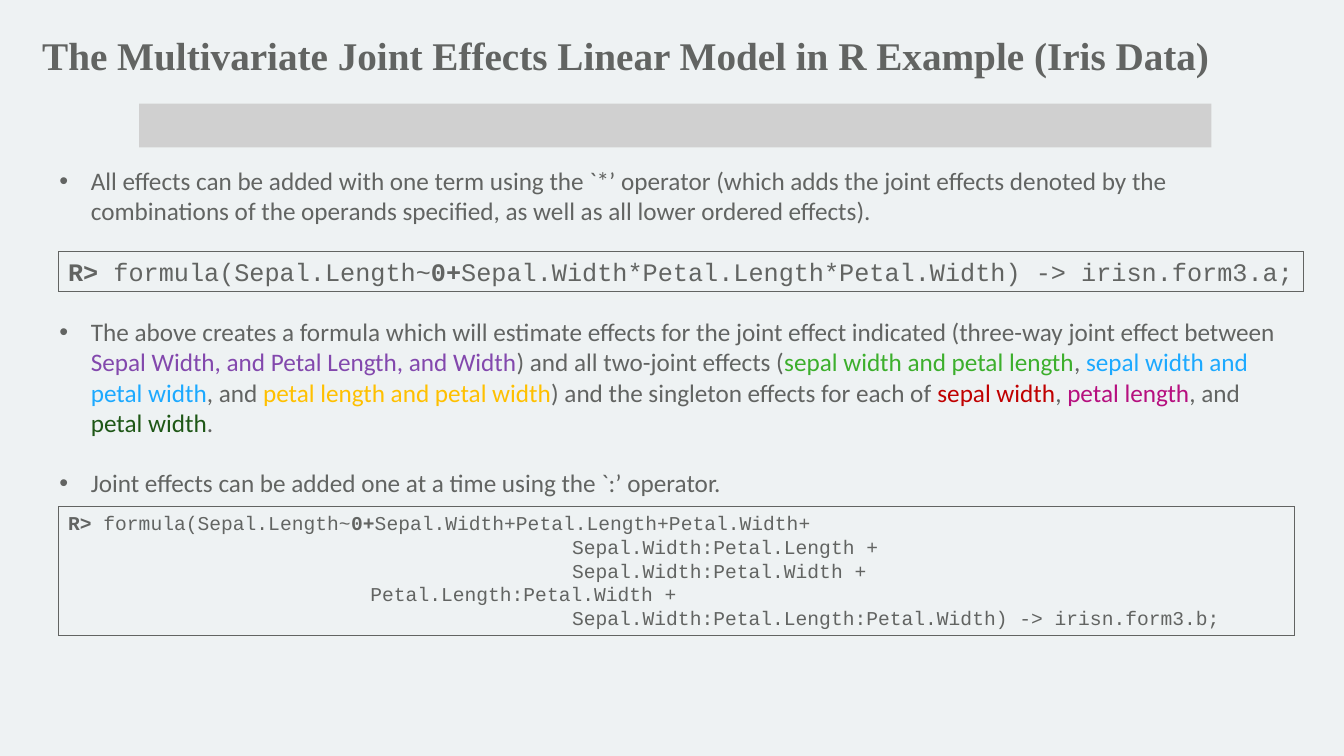
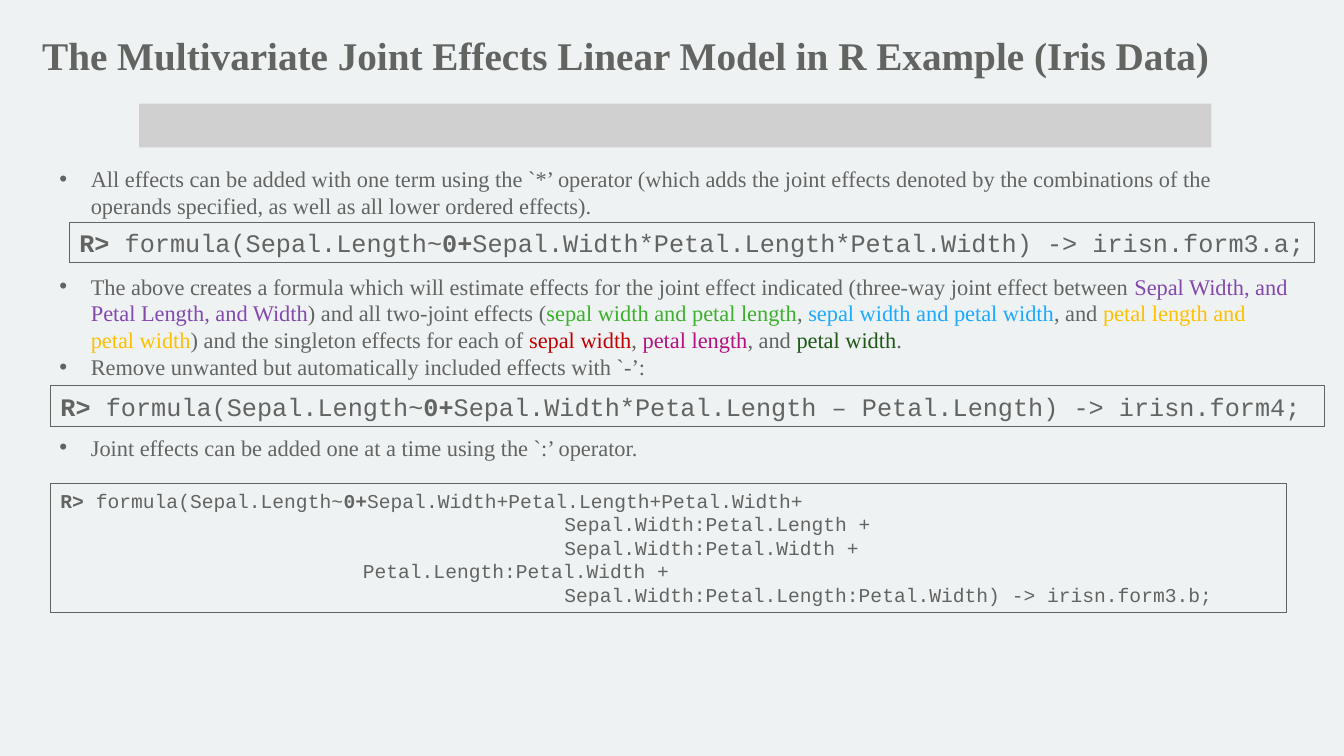
Before and after one commit to mathornton01/2022_UTSW_Lyda_Hill_Department_Beginning_R_Nanocourse, a slide deck: slide 17 of Slides/IntroductionToRForBeginners_DayII_MT.pptx (slide 16 before the commit). Drawn at 1344x756 pixels with LibreOffice and Linux fonts; fonts in the diff are those of the drawing; grey boxes stand for pictures; background and template pictures are left out. Boxes give left, top, right and bottom in pixels: in the first picture for what was removed or moved away, otherwise in the second. Text is boxed around its words. In the diff, an @@ line names an element or a change of style, - is before the commit and + after.

```diff
--- a/Slides/IntroductionToRForBeginners_DayII_MT.pptx
+++ b/Slides/IntroductionToRForBeginners_DayII_MT.pptx
@@ text at [91,171,1287,461]: size 18 to 16 pt, font Calibri to Times New Roman @@
@@ rectangle "R> formula(Sepal.Length~0+Sepal.Width*Petal.Length*Petal.Wid ...": place and size @@
-rectangle "R> formula(Sepal.Length~0+Sepal.Width*Petal.Length*Petal.Wid ..." at [58,251,1304,291]
+rectangle "R> formula(Sepal.Length~0+Sepal.Width*Petal.Length*Petal.Wid ..." at [70,223,1315,263]
@@ text at [91,359,611,380]: paragraph added @@
+• Remove unwanted but automatically included effects with `-’:
@@ rectangle added at [50,386,1325,426], outline #626462 0.75 pt, 18 pt, text #626462 @@
+R> formula(Sepal.Length~0+Sepal.Width*Petal.Length – Petal.Length) -> irisn.form4;
@@ rectangle "R> formula(Sepal.Length~0+Sepal.Width+Petal.Length+Petal.Wid ...": place and size @@
-rectangle "R> formula(Sepal.Length~0+Sepal.Width+Petal.Length+Petal.Wid ..." at [58,506,1295,635]
+rectangle "R> formula(Sepal.Length~0+Sepal.Width+Petal.Length+Petal.Wid ..." at [50,484,1287,613]
```
Also in this commit, not shown: 3 other slides changed, 9 slides added, 1 slide removed, 1 other file.
